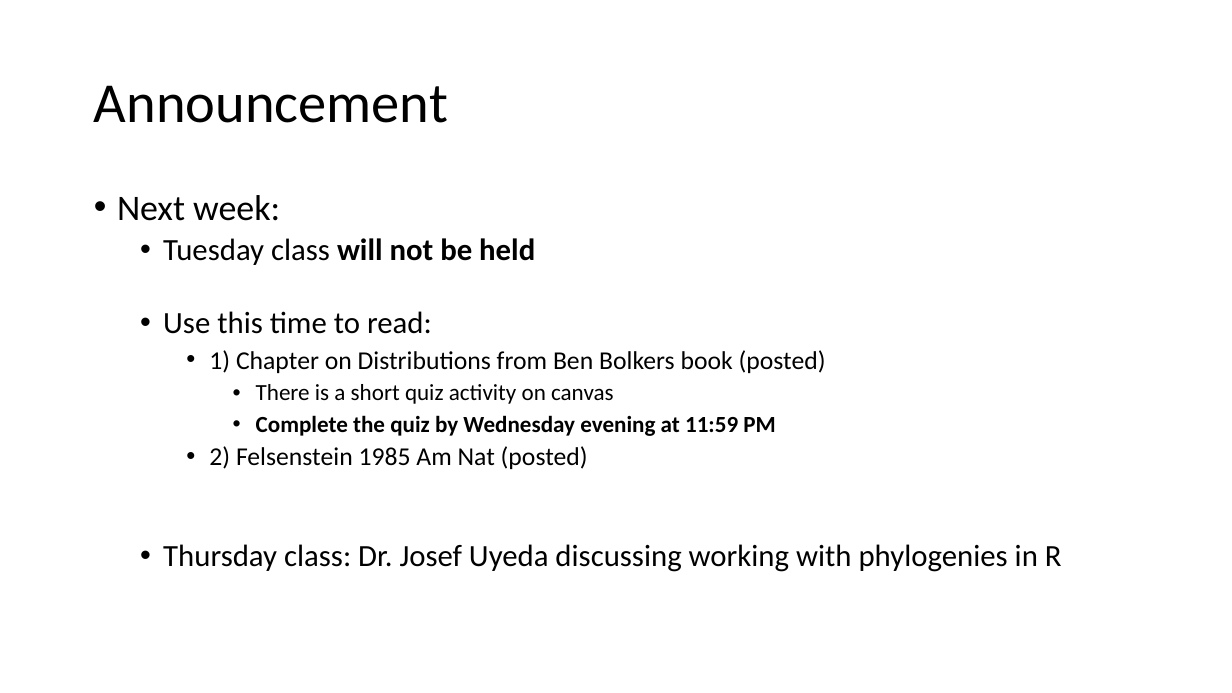
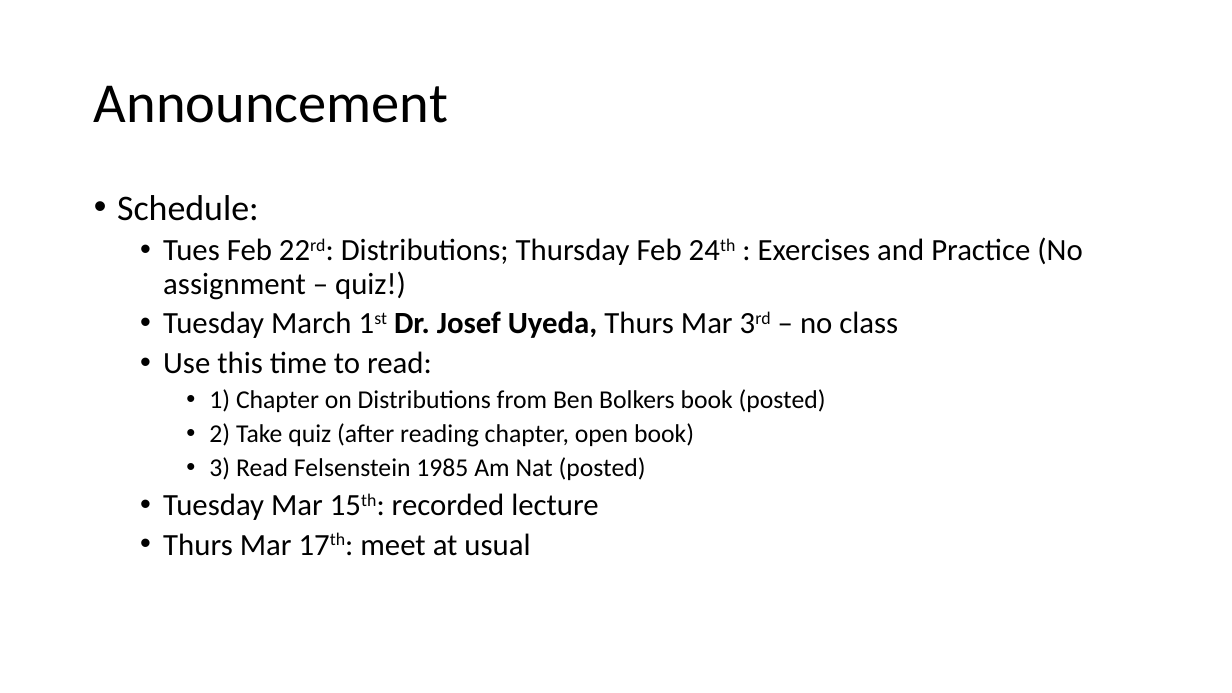
Before and after one commit to VTQuantMethodsEEB/klangwig, a slide deck: slide 2 of lectures/week_6_distributions/ex6_rev_distributions.pptx. Drawn at 1232x693 pixels with LibreOffice and Linux fonts; fonts in the diff are those of the drawing. Boxes give left, top, right and bottom in pixels: in the first picture for what was removed or moved away, otherwise in the second. Text is boxed around its words. In the diff, an @@ line names an element or a change of style, - is before the commit and + after.

```diff
--- a/lectures/week_6_distributions/ex6_rev_distributions.pptx
+++ b/lectures/week_6_distributions/ex6_rev_distributions.pptx
@@ text at <box>117,195,1082,338</box>: text changed @@
-• Next week:
-  • Tuesday class will not be held
+• Schedule:
+  • Tues Feb 22rd: Distributions; Thursday Feb 24th : Exercises and Practice (No assignment – quiz!)
+  • Tuesday March 1st Dr. Josef Uyeda, Thurs Mar 3rd – no class
@@ text at <box>163,423,694,556</box>: text changed; size 18 to 20 pt @@
-      • There is a short quiz activity on canvas
-      • Complete the quiz by Wednesday evening at 11:59 PM
-    • 2) Felsenstein 1985 Am Nat (posted)
-  • Thursday class: Dr. Josef Uyeda discussing working with phylogenies in R
+    • 2) Take quiz (after reading chapter, open book)
+    • 3) Read Felsenstein 1985 Am Nat (posted)
+  • Tuesday Mar 15th: recorded lecture
+  • Thurs Mar 17th: meet at usual
```
Also in this commit, not shown: 1 other slide changed, 6 other files.
